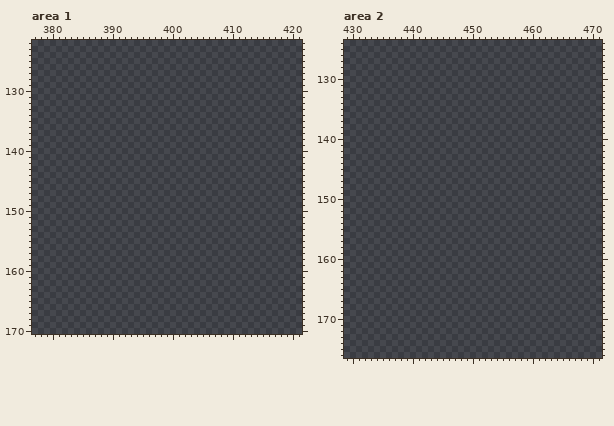
One commit to this pixel-art file: Aseprite/Main Background/Convenience Store/ConvenienceItems.aseprite. Above, as it was before the edit.
512x256 pixels, 1 frame. Colours within 5 levels of each other are drawn and written as one. Shown: area 1: x 377..421, y 122..170; area 2: x 429..471, y 124..176. The commit also changed other parts of the picture, which this record leaves out.
Palette (. is transparent): 
The result:
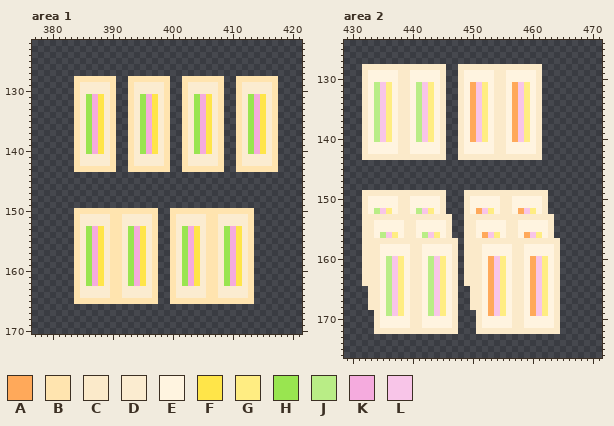
Colours new in this view: A #ffa95a  B #ffe4af  C #fbeaca  D #fbecd0  E #fff4e0  F #ffe549  G #ffed82  H #99e550  J #b9ed86  K #f5abde  L #f8c5e8
Change:
Changed rows in their new state; - is an unchanged pixel.
Area 1:
first column x 384:
128 BBBBBBB--BBBBBBB--BBBBBBB--BBBBBBB
129 BDDDDDB--BDDDDDB--BDDDDDB--BDDDDDB
130 BDDDDDB--BDDDDDB--BDDDDDB--BDDDDDB
131 BDHKFDB--BDHKFDB--BDHKFDB--BDHKFDB
132 BDHKFDB--BDHKFDB--BDHKFDB--BDHKFDB
133 BDHKFDB--BDHKFDB--BDHKFDB--BDHKFDB
134 BDHKFDB--BDHKFDB--BDHKFDB--BDHKFDB
135 BDHKFDB--BDHKFDB--BDHKFDB--BDHKFDB
136 BDHKFDB--BDHKFDB--BDHKFDB--BDHKFDB
137 BDHKFDB--BDHKFDB--BDHKFDB--BDHKFDB
138 BDHKFDB--BDHKFDB--BDHKFDB--BDHKFDB
139 BDHKFDB--BDHKFDB--BDHKFDB--BDHKFDB
140 BDHKFDB--BDHKFDB--BDHKFDB--BDHKFDB
141 BDDDDDB--BDDDDDB--BDDDDDB--BDDDDDB
142 BDDDDDB--BDDDDDB--BDDDDDB--BDDDDDB
143 BBBBBBB--BBBBBBB--BBBBBBB--BBBBBBB
first column x 384:
150 BBBBBBBBBBBBBB--BBBBBBBBBBBBBB
151 BDDDDDBBDDDDDB--BDDDDDBBDDDDDB
152 BDDDDDBBDDDDDB--BDDDDDBBDDDDDB
153 BDHKFDBBDHKFDB--BDHKFDBBDHKFDB
154 BDHKFDBBDHKFDB--BDHKFDBBDHKFDB
155 BDHKFDBBDHKFDB--BDHKFDBBDHKFDB
156 BDHKFDBBDHKFDB--BDHKFDBBDHKFDB
157 BDHKFDBBDHKFDB--BDHKFDBBDHKFDB
158 BDHKFDBBDHKFDB--BDHKFDBBDHKFDB
159 BDHKFDBBDHKFDB--BDHKFDBBDHKFDB
160 BDHKFDBBDHKFDB--BDHKFDBBDHKFDB
161 BDHKFDBBDHKFDB--BDHKFDBBDHKFDB
162 BDHKFDBBDHKFDB--BDHKFDBBDHKFDB
163 BDDDDDBBDDDDDB--BDDDDDBBDDDDDB
164 BDDDDDBBDDDDDB--BDDDDDBBDDDDDB
165 BBBBBBBBBBBBBB--BBBBBBBBBBBBBB
Area 2:
first column x 432:
128 CCCCCCCCCCCCCC--CCCCCCCCCCCCCC
129 CEEEEECCEEEEEC--CEEEEECCEEEEEC
130 CEEEEECCEEEEEC--CEEEEECCEEEEEC
131 CEJLGECCEJLGEC--CEALGECCEALGEC
132 CEJLGECCEJLGEC--CEALGECCEALGEC
133 CEJLGECCEJLGEC--CEALGECCEALGEC
134 CEJLGECCEJLGEC--CEALGECCEALGEC
135 CEJLGECCEJLGEC--CEALGECCEALGEC
136 CEJLGECCEJLGEC--CEALGECCEALGEC
137 CEJLGECCEJLGEC--CEALGECCEALGEC
138 CEJLGECCEJLGEC--CEALGECCEALGEC
139 CEJLGECCEJLGEC--CEALGECCEALGEC
140 CEJLGECCEJLGEC--CEALGECCEALGEC
141 CEEEEECCEEEEEC--CEEEEECCEEEEEC
142 CEEEEECCEEEEEC--CEEEEECCEEEEEC
143 CCCCCCCCCCCCCC--CCCCCCCCCCCCCC
first column x 432:
149 CCCCCCCCCCCCCC---CCCCCCCCCCCCCC--
150 CEEEEECCEEEEEC---CEEEEECCEEEEEC--
151 CEEEEECCEEEEEC---CEEEEECCEEEEEC--
152 CEJLGECCEJLGEC---CEALGECCEALGEC--
153 CCCCCCCCCCCCCCC--CCCCCCCCCCCCCCC-
154 CCEEEEECCEEEEEC--CCEEEEECCEEEEEC-
155 CCEEEEECCEEEEEC--CCEEEEECCEEEEEC-
156 CCEJLGECCEJLGEC--CCEALGECCEALGEC-
157 CCCCCCCCCCCCCCCC-CCCCCCCCCCCCCCCC
158 CCCEEEEECCEEEEEC-CCCEEEEECCEEEEEC
159 CCCEEEEECCEEEEEC-CCCEEEEECCEEEEEC
160 CCCEJLGECCEJLGEC-CCCEALGECCEALGEC
161 CCCEJLGECCEJLGEC-CCCEALGECCEALGEC
162 CCCEJLGECCEJLGEC-CCCEALGECCEALGEC
163 CCCEJLGECCEJLGEC-CCCEALGECCEALGEC
164 CCCEJLGECCEJLGEC-CCCEALGECCEALGEC
165 -CCEJLGECCEJLGEC--CCEALGECCEALGEC
166 -CCEJLGECCEJLGEC--CCEALGECCEALGEC
167 -CCEJLGECCEJLGEC--CCEALGECCEALGEC
168 -CCEJLGECCEJLGEC--CCEALGECCEALGEC
169 --CEJLGECCEJLGEC---CEALGECCEALGEC
170 --CEEEEECCEEEEEC---CEEEEECCEEEEEC
171 --CEEEEECCEEEEEC---CEEEEECCEEEEEC
172 --CCCCCCCCCCCCCC---CCCCCCCCCCCCCC
Pixel boxes of the changes (left, top, right, bottom) in both pictures:
added: (74, 76, 278, 172)
added: (74, 208, 254, 304)
added: (362, 64, 542, 160)
added: (362, 190, 560, 334)
